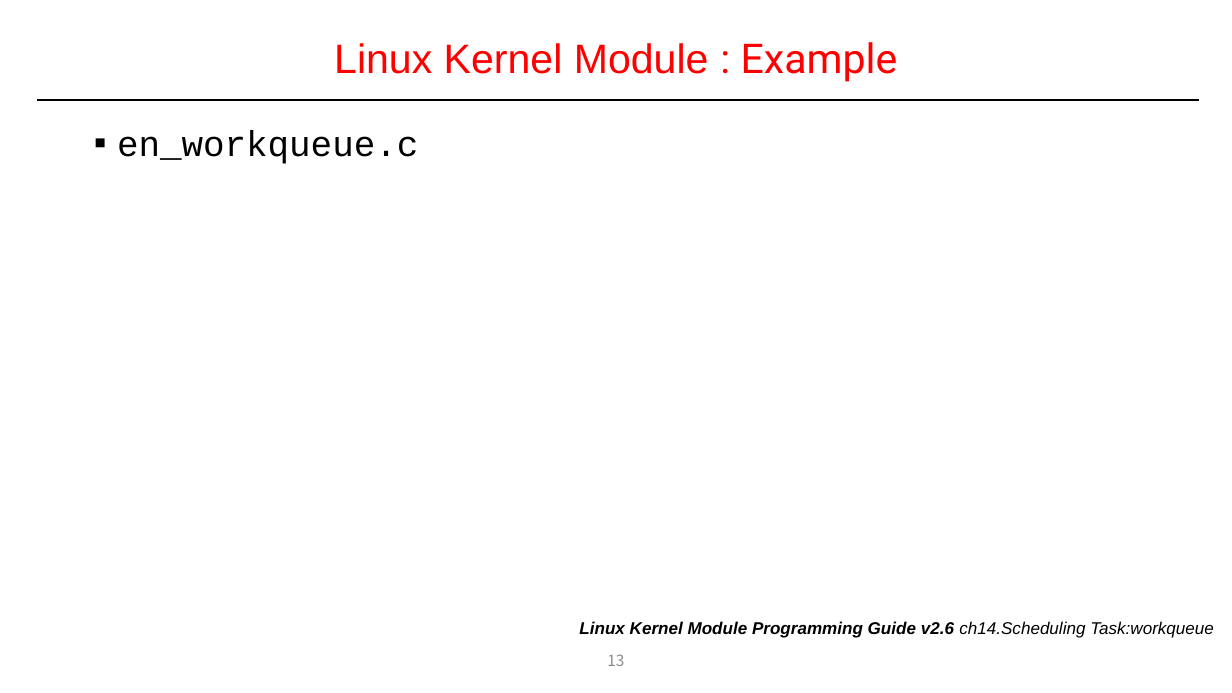
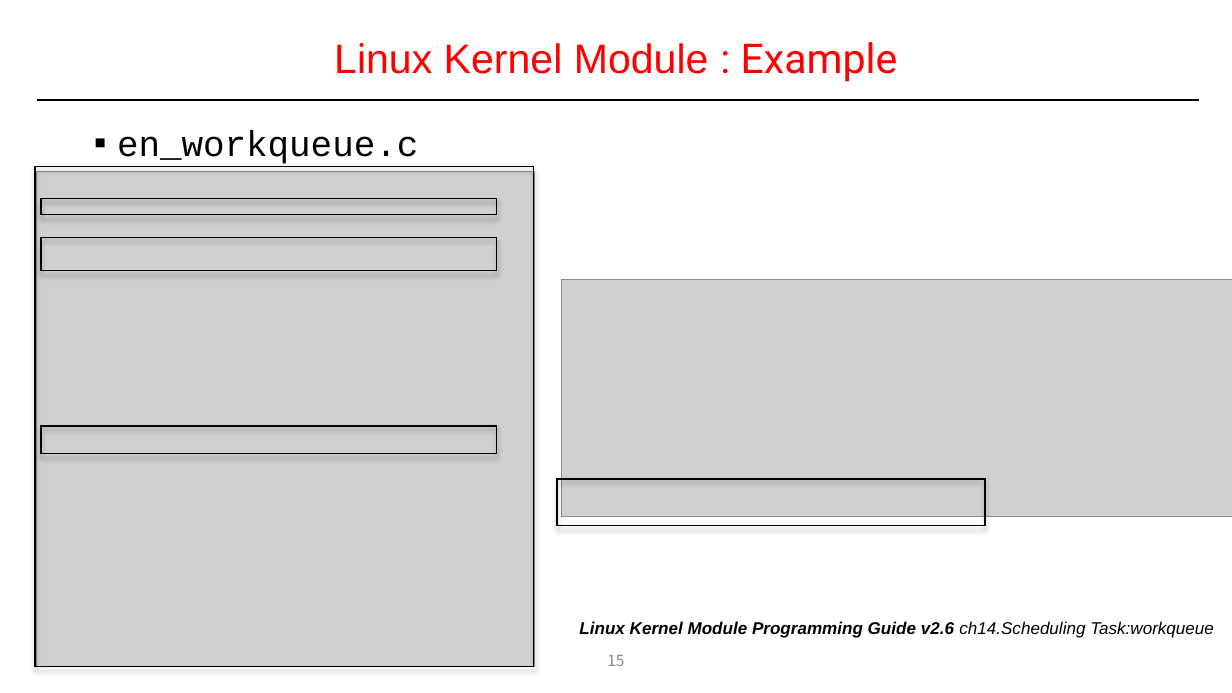
Before and after one commit to DKU-EmbeddedSystem-Lab/2022_Kernel_Study, a slide deck: slide 15 of 1주(1월 4일)/1주차_리눅스 커널 모듈 프로그래밍_송인호_PPT.pptx (slide 13 before the commit). Drawn at 1232x693 pixels with LibreOffice and Linux fonts; fonts in the diff are those of the drawing; grey boxes stand for pictures. Boxes give left, top, right and bottom in pixels: in the first picture for what was removed or moved away, otherwise in the second. Text is boxed around its words. In the diff, an @@ line names an element or a change of style, - is before the commit and + after.

```diff
--- a/1주(1월 4일)/1주차_리눅스 커널 모듈 프로그래밍_송인호_PPT.pptx
+++ b/1주(1월 4일)/1주차_리눅스 커널 모듈 프로그래밍_송인호_PPT.pptx
@@ rectangle added at [35, 166, 533, 666], outline #000000 1 pt @@
@@ picture added at [37, 172, 535, 667] @@
@@ rectangle added at [41, 199, 496, 214], outline #000000 1 pt @@
@@ rectangle added at [41, 238, 496, 271], outline #000000 1 pt @@
@@ picture added at [562, 280, 1232, 517] @@
@@ rectangle added at [41, 426, 496, 454], outline #000000 1 pt @@
@@ rectangle added at [557, 479, 985, 525], outline #000000 1 pt @@
@@ page number at [607, 655, 624, 666]: text changed @@
-13
+15
```
Also in this commit, not shown: 3 other slides changed, 2 slides added, 1 slide removed, 1 other file.
